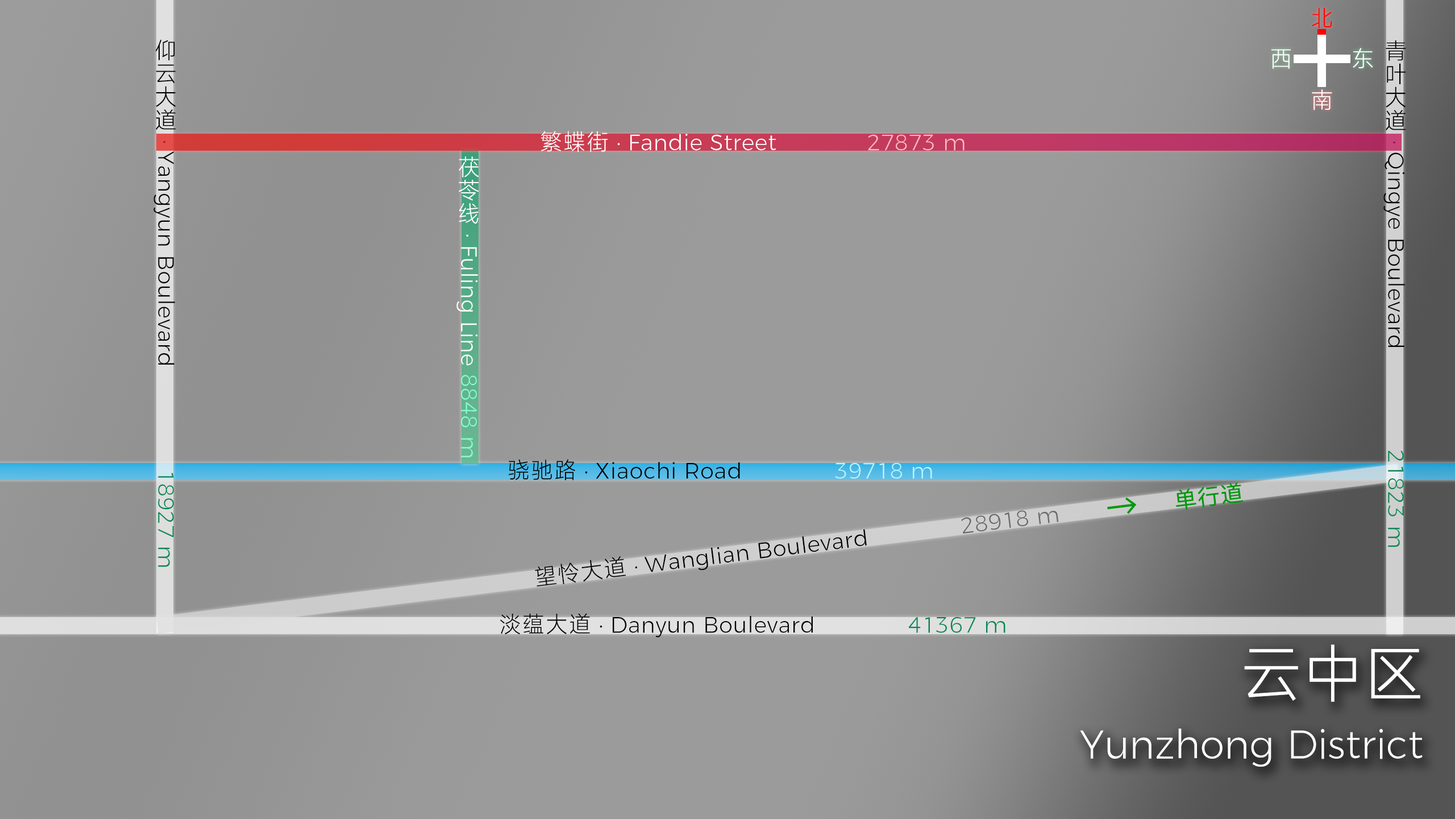
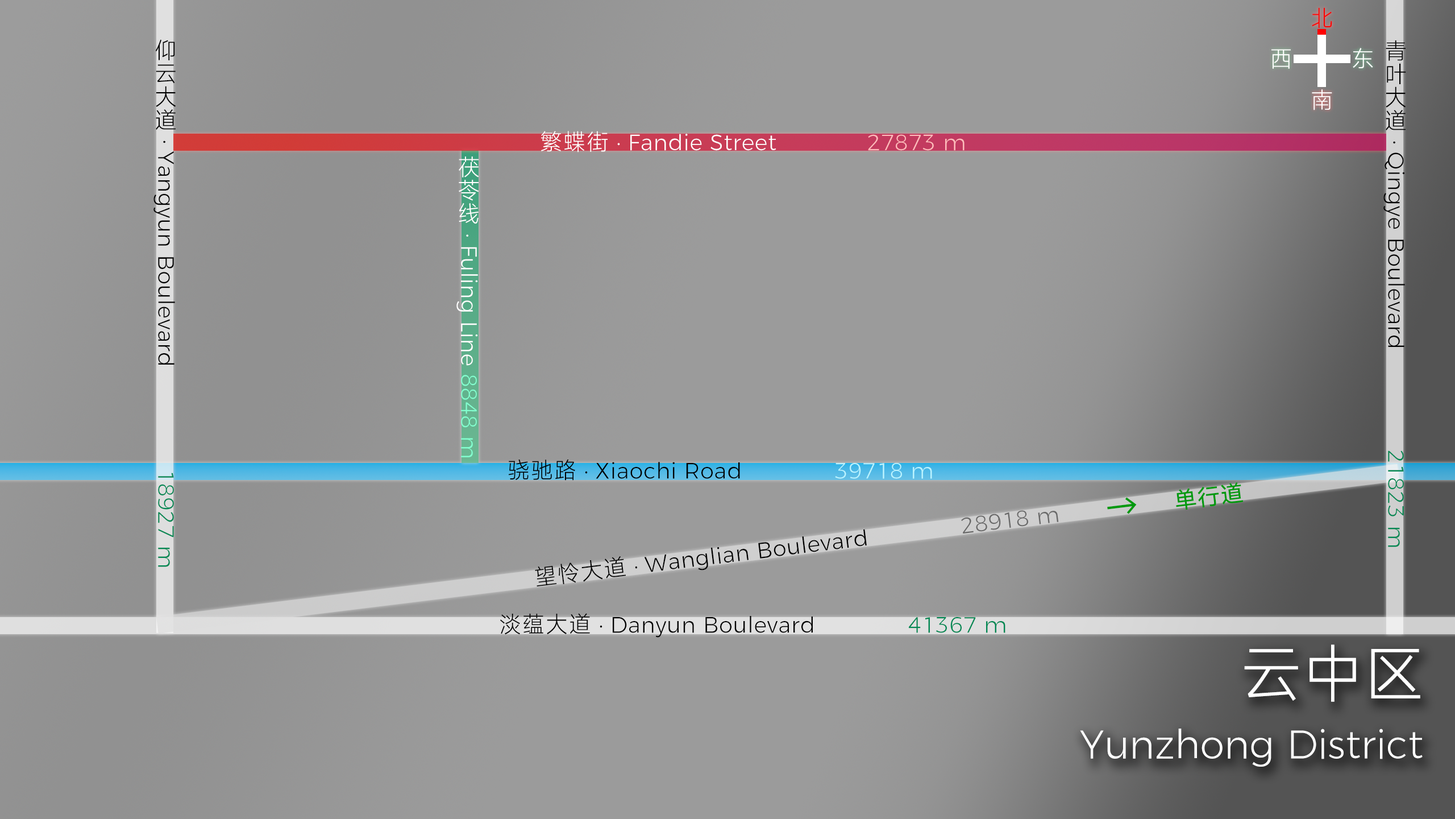
Two versions of the same layered image (1455 x 819). Layer-by-layer changes:
painted on "矩形 1" (1st of 7, in "fandie st") over [156,133,1402,151]
painted on "矩形 1" (3rd of 7, in "fuling ln") over [461,462,479,464]
painted on "矩形 1" (4th of 7, in "wanglian blvd") over [459,464,481,468]
painted on "矩形 1" (6th of 7, in "xiaochi rd") over [458,462,482,468]
painted on "渐变填充 1" over [153,131,1406,468]
